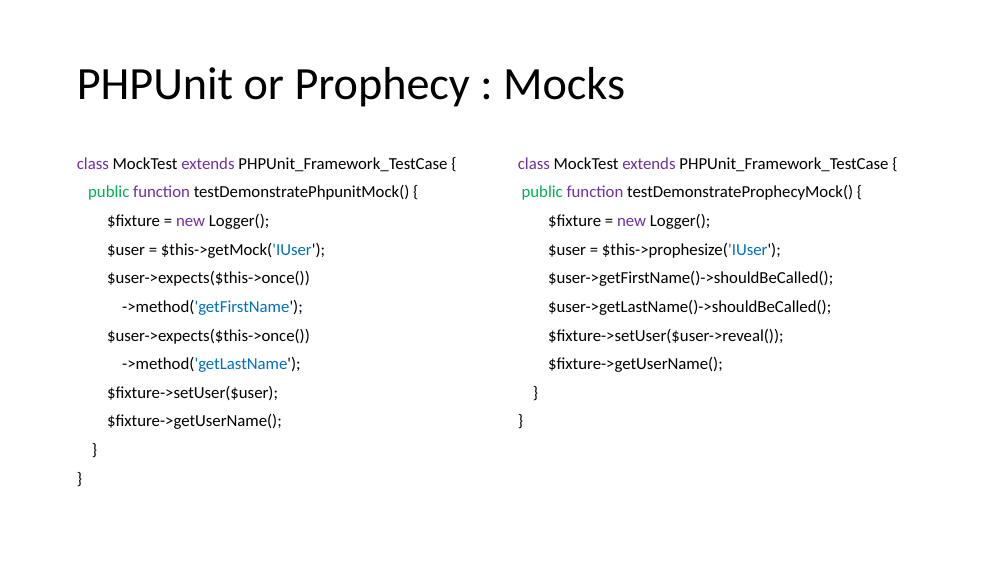
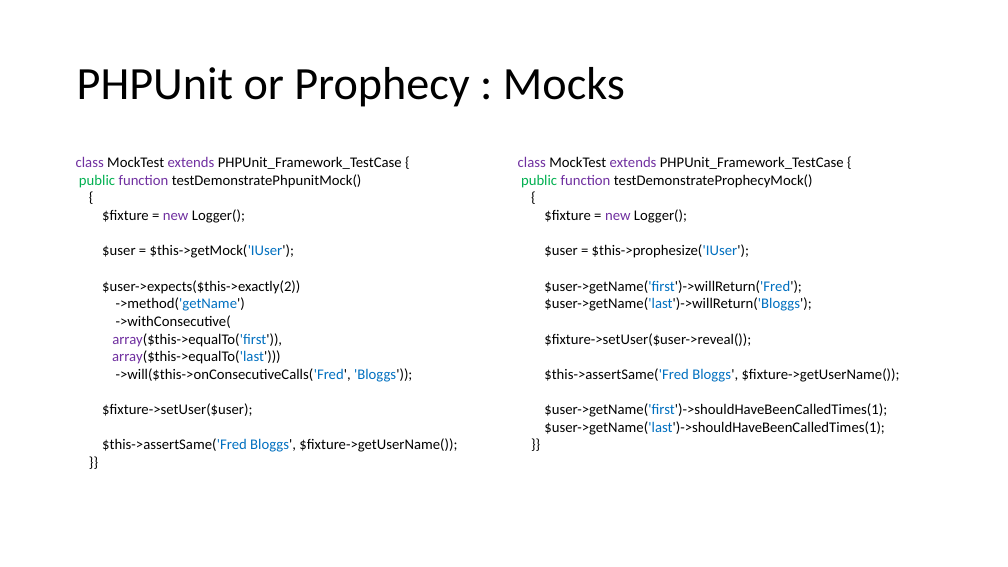
Before and after one commit to docljn/phpunit-or-prophecy-for-mocks, a slide deck: slide 54 of Creating Unit Test Mocks - PHPUnit or Prophecy.odp (slide 56 before the commit). Drawn at 1008x567 pixels with LibreOffice and Linux fonts; fonts in the diff are those of the drawing. Boxes give left, top, right and bottom in pixels: in the first picture for what was removed or moved away, otherwise in the second. Text is boxed around its words. In the diff, an @@ line names an element or a change of style, - is before the commit and + after.

Commit message:
Worked with mock object unit tests

```diff
--- a/Creating Unit Test Mocks - PHPUnit or Prophecy.odp
+++ b/Creating Unit Test Mocks - PHPUnit or Prophecy.odp
@@ text at box(76, 156, 402, 416): size 16 to 14 pt, highlight #FFFFFF to none in "class MockTest extends PHPUnit_Framework_TestCase {", "$fixture = new Logger();", "$user = $this->getMock('IUser');", "$fixture->setUser($user);"; less space between paragraphs; line spacing 0.9 to 1 @@
@@ text at box(79, 174, 362, 188): text changed; size 16 to 14 pt @@
-public function testDemonstratePhpunitMock() {
+public function testDemonstratePhpunitMock()
+{
@@ text at box(518, 156, 844, 346): size 16 to 14 pt, highlight #FFFFFF to none in "class MockTest extends PHPUnit_Framework_TestCase {", "$fixture = new Logger();", "$user = $this->prophesize('IUser');", "$fixture->setUser($user->reveal());"; less space between paragraphs; line spacing 0.9 to 1 @@
@@ text at box(521, 174, 813, 188): text changed; size 16 to 14 pt @@
-public function testDemonstrateProphecyMock() {
+public function testDemonstrateProphecyMock()
+{
@@ text at box(102, 280, 412, 382): text changed; size 16 to 14 pt @@
-$user->expects($this->once())
-->method('getFirstName');
-$user->expects($this->once())
-->method('getLastName');
+$user->expects($this->exactly(2))
+->method('getName')
+->withConsecutive(
+array($this->equalTo('first')),
+array($this->equalTo('last')))
+->will($this->onConsecutiveCalls('Fred', 'Bloggs'));
@@ text at box(544, 280, 812, 311): text changed; size 16 to 14 pt @@
-$user->getFirstName()->shouldBeCalled();
-$user->getLastName()->shouldBeCalled();
+$user->getName('first')->willReturn('Fred');
+$user->getName('last')->willReturn('Bloggs');
@@ text at box(544, 368, 900, 382): text changed; size 16 to 14 pt @@
-$fixture->getUserName();
-}
-}
+$this->assertSame('Fred Bloggs', $fixture->getUserName());
+$user->getName('first')->shouldHaveBeenCalledTimes(1);
+$user->getName('last')->shouldHaveBeenCalledTimes(1);
+}}
@@ text at box(102, 438, 457, 452): text changed; size 16 to 14 pt @@
-$fixture->getUserName();
-}
-}
+$this->assertSame('Fred Bloggs', $fixture->getUserName());
+}}
```
Also in this commit, not shown: 53 other slides changed, 3 slides removed, 5 other files.
